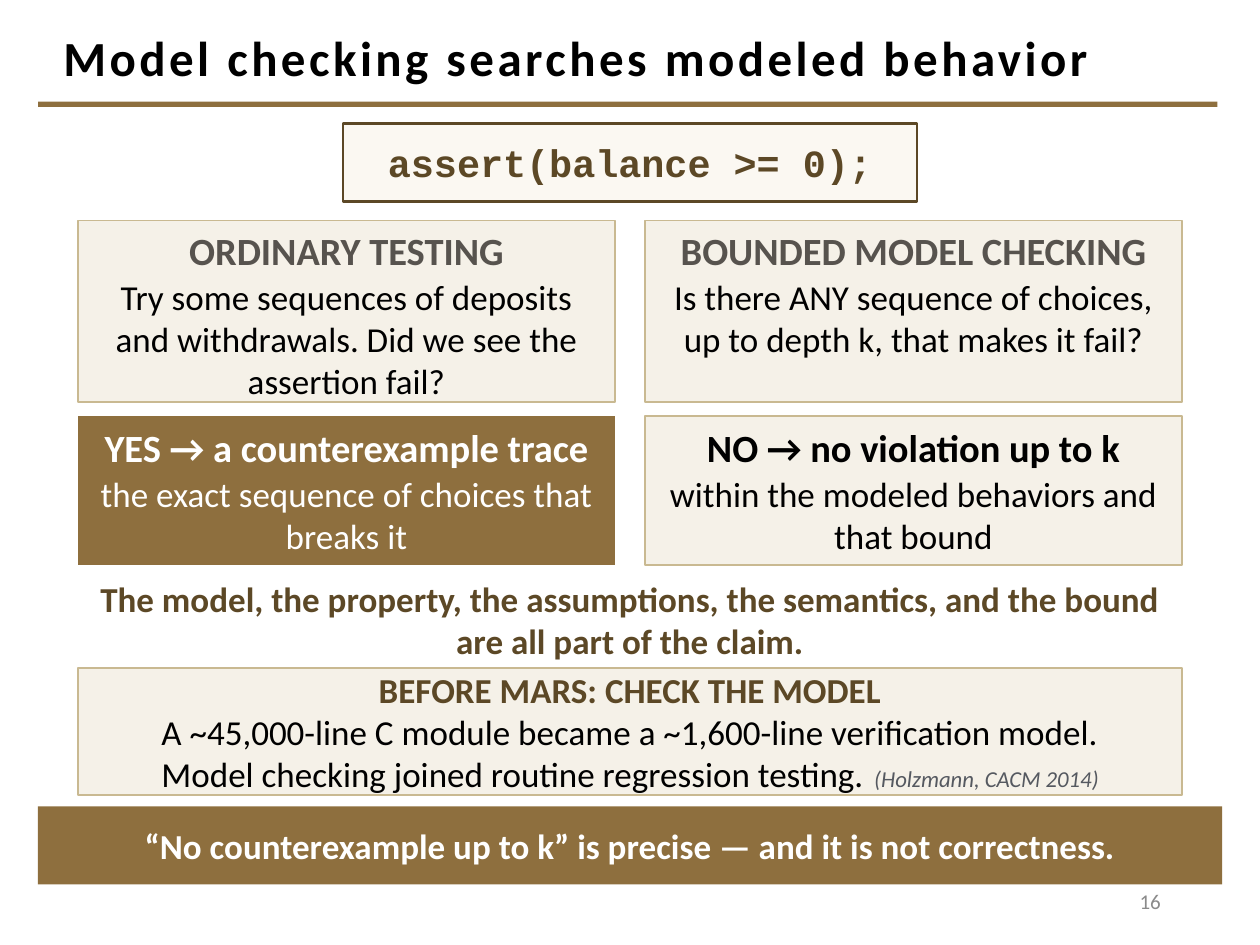
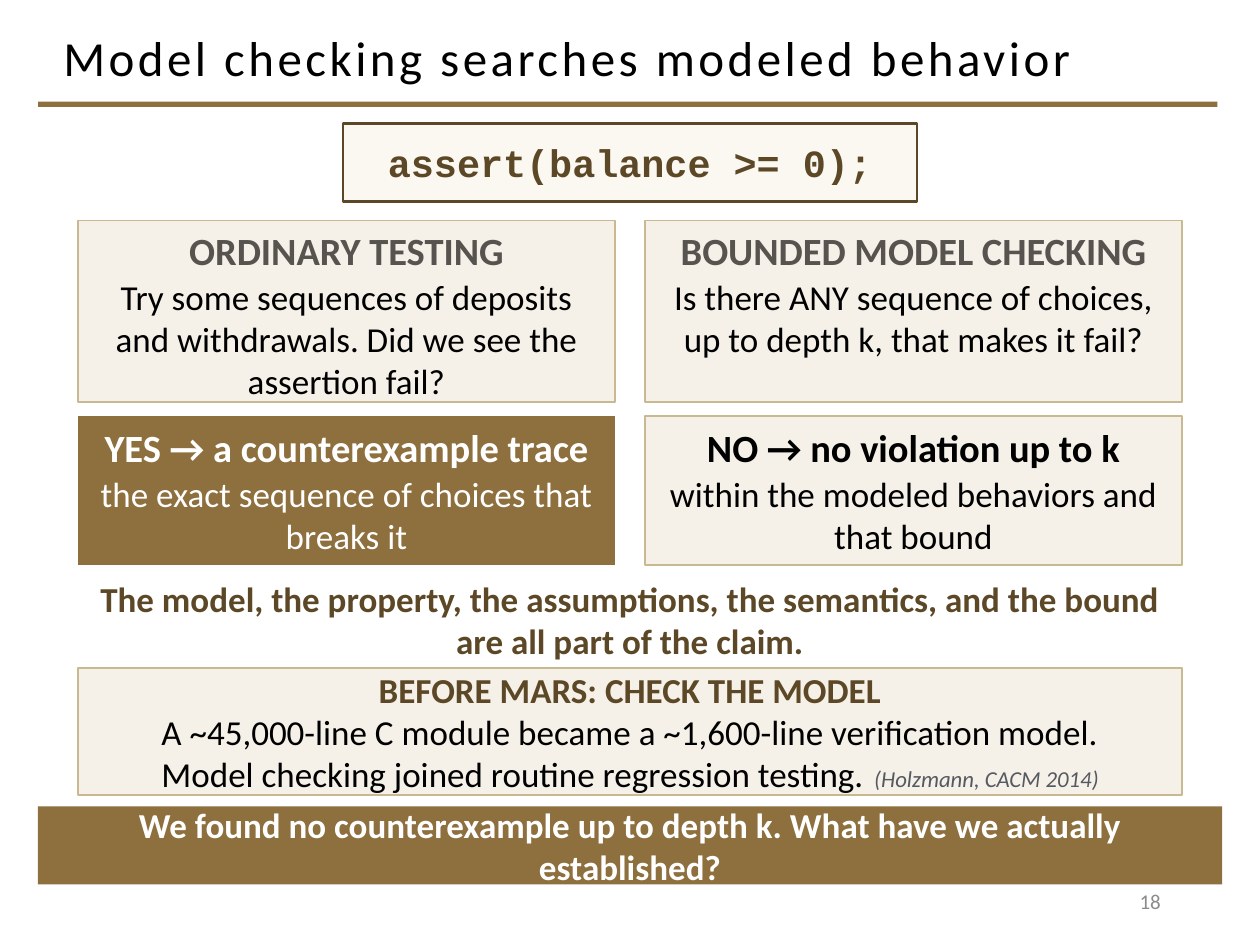
Before and after one commit to davisjam/model-based-agentic-software-engineering, a slide deck: slide 18 of course/lectures/act-1-foundations/08-validation/1-8-Validation.pptx (slide 16 before the commit). Drawn at 1260x945 pixels with LibreOffice and Linux fonts; fonts in the diff are those of the drawing; background and template pictures are left out. Boxes give left, top, right and bottom in pixels: in the first picture for what was removed or moved away, otherwise in the second. Text is boxed around its words. In the diff, an @@ line names an element or a change of style, - is before the commit and + after.

```diff
--- a/course/lectures/act-1-foundations/08-validation/1-8-Validation.pptx
+++ b/course/lectures/act-1-foundations/08-validation/1-8-Validation.pptx
@@ title "Model checking searches modeled behavior" at box(63, 42, 1070, 85): bold off @@
@@ text in rectangle at box(139, 813, 1120, 889): text changed @@
-“No counterexample up to k” is precise — and it is not correctness.
+We found no counterexample up to depth k. What have we actually established?
@@ page number at box(1140, 895, 1161, 909): text changed @@
-16
+18
```
Also in this commit, not shown: 26 other slides changed, 4 slides added.
